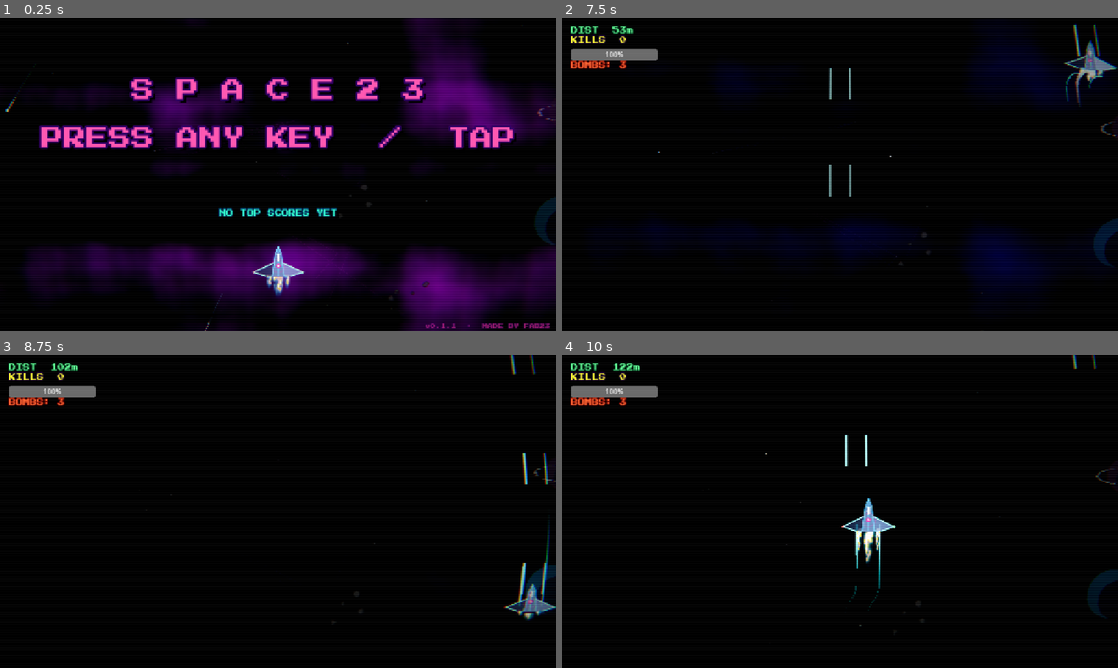
Above: before the commit, frames 1-4 (two rows, left to right).
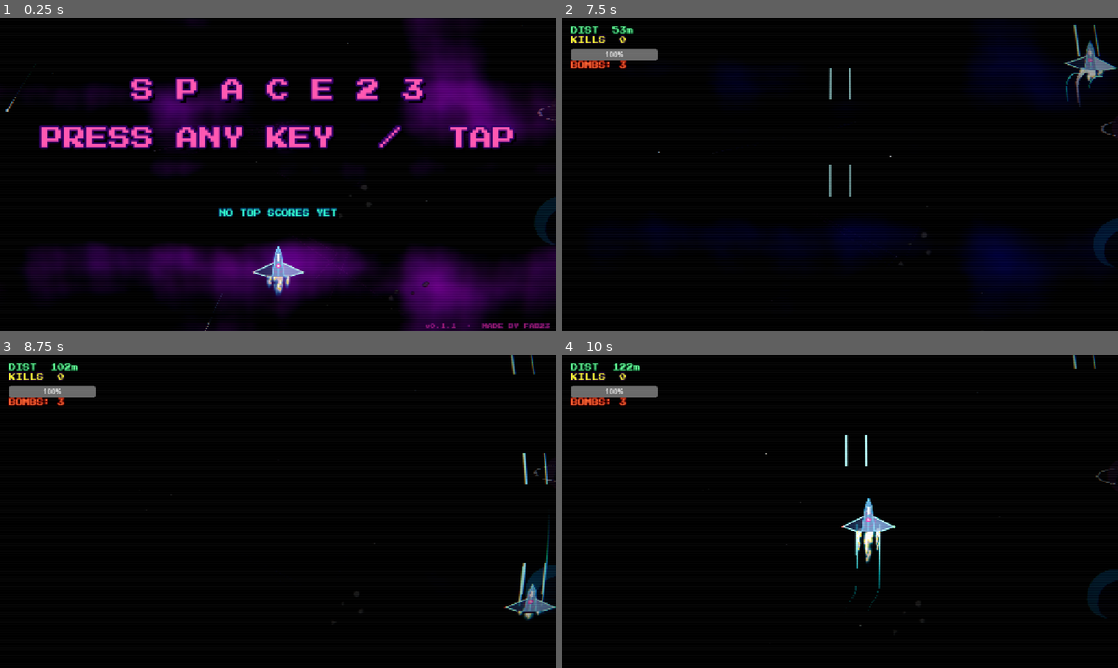
Above: after the commit, the same moments.

Repository: fabriziosalmi/space23
Game: Godot game, scene res://Main.tscn
Two runs of this game, one before a commit and one after it. Both use one fixed random seed, a clock stepped at 60 frames per second and the inputs below. Sound files missing from this copy of the repository are replaced by a short silence.
Inputs (mouse positions are in pixels of both pictures, inside the frame that each line leads up to):
- Up to frame 1 (0.25 s): no input
- Up to frame 2 (7.5 s): tap Enter (ui_accept) at 0.5, 0.77, 1.52, 3.02, 3.77, 4.52, 6.02, 6.77 s; move the mouse to (962, 158) at 0.52 s; hold D (move_right) 0.53-1.28 s; tap X (bomb) at 0.6, 3.6, 6.6 s; click (962, 158) at 0.67 s; move the mouse to (728, 190) at 1.27 s; hold S (move_down) 1.28-2.03 s; tap Shift (dash) at 1.35, 4.35, 7.35 s; move the mouse to (895, 105) at 2.02 s; hold D (move_right) 2.03-2.78 s; hold Space (fire) 2.03-2.78 s; move the mouse to (812, 237) at 2.77 s; hold W (move_up) 2.78-3.53 s; tap P at 2.85, 5.85 s; click (812, 237) at 2.92 s; move the mouse to (1006, 221) at 3.52 s; hold A (move_left) 3.53-5.03 s; move the mouse to (673, 127) at 4.27 s; move the mouse to (867, 174) at 5.02 s; hold S (move_down) 5.03-5.78 s; hold Space (fire) 5.03-5.78 s; click (867, 174) at 5.17 s; move the mouse to (756, 96) at 5.77 s; hold D (move_right) 5.78-6.53 s; move the mouse to (962, 158) at 6.52 s; hold W (move_up) 6.53-7.28 s; move the mouse to (728, 190) at 7.27 s; hold D (move_right) from 7.28 s (still down); click (728, 190) at 7.42 s
- Up to frame 3 (8.75 s): tap Enter (ui_accept) at 7.52 s; move the mouse to (333, 442) at 8.02 s; release D (move_right) at 8.03 s; hold S (move_down) from 8.03 s (still down); hold Space (fire) from 8.03 s (still down)
- Up to frame 4 (10 s): move the mouse to (812, 574) at 8.77 s; release S (move_down) at 8.78 s; release Space (fire) at 8.78 s; hold A (move_left) 8.78-9.53 s; tap P at 8.85 s; tap Enter (ui_accept) at 9.02, 9.77 s; move the mouse to (1006, 558) at 9.52 s; hold W (move_up) from 9.53 s (still down); tap X (bomb) at 9.6 s; click (1006, 558) at 9.67 s

The runs differ from the first frame. In frame 1, less than 0.1% of the frame differs, in the area x 0-100%, y 8-100%; in frame 2, 0.3%; in frame 3, 0.5%, in the area x 90-100%, y 0-85%; in frame 4, less than 0.1%.

Commit message:
tune(bg): single-landmark guard + smaller/dimmer landmarks + softer chromatic aberration
User saw 3-4 landmarks on screen at once (Jupiter + nebula_ring +
cluster + a fourth body), all big and lit. Plus stars rendered as
chunky RGB triplets, an obvious chromatic-aberration artifact.

Three fixes:

1. Single-landmark guard. Added _has_visible_landmark() which scans
   planet_layer + deep_layer for any sprite currently inside (or
   within 150 px above) the viewport. Both _tick_planets and
   _tick_deep_landmarks consult it before spawning: if a landmark is
   on screen, the accumulator is CAPPED at its interval (not
   incremented past it), so as soon as the previous landmark exits
   the next one fires immediately — but only one at a time, ever.

2. Smaller and dimmer landmarks. They are scenery, not focal points.
     planet body_target  220 → 150 (~12% screen width)
     planet modulate     (0.88, 0.86, 0.95, 0.90) → (0.78, 0.76, 0.85, 0.55)
     galaxy   body 380 → 240, alpha 0.65 → 0.42
     nebula   body 360 → 220, alpha 0.60 → 0.40
     blackhole body 320 → 200, alpha 0.85 → 0.55
     cluster  body 220 → 140, alpha 0.65 → 0.42

3. Chromatic aberration in post.gdshader halved. The previous
   coefficients (0.006 + flow·0.015 + bass·0.015) produced up to 46
   px R/B offset on peaks, which made every 1×1 star look like a
   chunky multicolor triplet. New: 0.003 + flow·0.008 + bass·0.007,
   max ~23 px on saturated peaks.

Co-Authored-By: Claude Opus 4.7 (1M context) <noreply@anthropic.com>

Diff:
--- a/BackgroundRenderer.gd
+++ b/BackgroundRenderer.gd
@@ -20,7 +20,7 @@
 # Visual body diameter target, in px. Saturn's bbox is wider (rings) so we
 # scale by its body width, not its bbox. Indexes match PLANET_PATHS.
 const PLANET_BODY_WIDTHS := [206.0, 249.0, 253.0, 245.0, 244.0, 350.0, 255.0, 242.0]
-const PLANET_BODY_TARGET_PX: float = 220.0
+const PLANET_BODY_TARGET_PX: float = 150.0
 # Pacing 2× pi� lento: i pianeti sono landmark, devono sentirsi rari. Prima
 # 1800/55 → uno ogni ~12-18s + scroll molto rapido = sembravano "sciamati".
 # Ora ~30-40s tra l'uno e l'altro e drift verticale dimezzato.
@@ -42,9 +42,9 @@
 	"galaxy": {
 		"path": "res://bg/galaxy_andromeda.png",
 		"interval_px": 8000.0,
-		"body_target": 380.0,
+		"body_target": 240.0,
 		"scroll_base": 18.0,
-		"modulate": Color(0.85, 0.85, 0.95, 0.65),
+		"modulate": Color(0.7, 0.7, 0.85, 0.42),
 		"z": -9,
 		"tint_strength": 0.30,
 		"rim_strength": 0.70
@@ -52,9 +52,9 @@
 	"nebula": {
 		"path": "res://bg/nebula_ring.png",
 		"interval_px": 9500.0,
-		"body_target": 360.0,
+		"body_target": 220.0,
 		"scroll_base": 20.0,
-		"modulate": Color(1.0, 1.0, 1.0, 0.60),
+		"modulate": Color(0.85, 0.85, 0.85, 0.40),
 		"z": -9,
 		"tint_strength": 0.25,
 		"rim_strength": 0.45
@@ -62,9 +62,9 @@
 	"blackhole": {
 		"path": "res://bg/blackhole_kerr.png",
 		"interval_px": 12000.0,
-		"body_target": 320.0,
+		"body_target": 200.0,
 		"scroll_base": 18.0,
-		"modulate": Color(1.0, 1.0, 1.0, 0.85),
+		"modulate": Color(0.9, 0.9, 0.9, 0.55),
 		"z": -7,  # in front of planets — striking landmark
 		"tint_strength": 0.10,
 		"rim_strength": 0.30
@@ -72,9 +72,9 @@
 	"cluster": {
 		"path": "res://bg/cluster_m13.png",
 		"interval_px": 6500.0,
-		"body_target": 220.0,
+		"body_target": 140.0,
 		"scroll_base": 24.0,
-		"modulate": Color(1.0, 1.0, 0.92, 0.65),
+		"modulate": Color(0.85, 0.85, 0.78, 0.42),
 		"z": -8,
 		"tint_strength": 0.20,
 		"rim_strength": 0.30
@@ -360,13 +360,31 @@
 	set_meta("audio_mid", audio_mid)
 	queue_redraw()
 
+func _has_visible_landmark() -> bool:
+	# "Visible" = già in viewport o entro 150px sopra di esso (sta per entrare).
+	# Usato per il guard "mai due landmark insieme": se uno è on-screen,
+	# qualunque altro spawn (planet o deep) viene posticipato.
+	for c in planet_layer.get_children():
+		if c is Sprite2D and c.position.y > -150 and c.position.y < screen_size.y + 100:
+			return true
+	for c in deep_layer.get_children():
+		if c is Sprite2D and c.position.y > -150 and c.position.y < screen_size.y + 100:
+			return true
+	return false
+
 func _tick_planets(delta: float, effective_speed: float, player_vel_x: float = 0.0) -> void:
 	# Accumulate "distance traveled" for planet spawn pacing.
 	planet_distance_accum += effective_speed * REFERENCE_SCROLL_SPEED * delta
 
 	if planet_distance_accum >= PLANET_INTERVAL_PX:
-		planet_distance_accum -= PLANET_INTERVAL_PX
-		_spawn_planet()
+		# Cap accumulator a interval per evitare burst di spawn quando lo
+		# schermo si libera. Così appena la landmark precedente esce dal
+		# viewport, la prossima parte SUBITO ma una sola.
+		if _has_visible_landmark():
+			planet_distance_accum = PLANET_INTERVAL_PX
+		else:
+			planet_distance_accum -= PLANET_INTERVAL_PX
+			_spawn_planet()
 
 	# Lateral parallax shift dei pianeti (layer "lontano" → factor piccolo).
 	# 0.00015 al MAX_SPEED 700 = ~6 px/sec, percepibile ma non distrae.
@@ -391,13 +409,18 @@
 			sp.queue_free()
 
 func _tick_deep_landmarks(delta: float, effective_speed: float, player_vel_x: float = 0.0) -> void:
-	# Per-kind distance accumulators → independent pacing.
+	# Per-kind distance accumulators → independent pacing. Anche qui guard di
+	# esclusività: se c'è già una landmark in viewport (planet o deep), questo
+	# spawn viene posticipato. Cap dell'accumulator a interval per evitare burst.
 	for kind in DEEP_CONFIGS:
 		deep_distance_accum[kind] += effective_speed * REFERENCE_SCROLL_SPEED * delta
 		var interval: float = float(DEEP_CONFIGS[kind]["interval_px"])
 		if deep_distance_accum[kind] >= interval:
-			deep_distance_accum[kind] -= interval
-			_spawn_deep_landmark(kind)
+			if _has_visible_landmark():
+				deep_distance_accum[kind] = interval
+			else:
+				deep_distance_accum[kind] -= interval
+				_spawn_deep_landmark(kind)
 
 	# Lateral parallax dei deep landmarks (layer più lontano dei pianeti).
 	var lat_shift: float = -player_vel_x * 0.00008 * delta * 60.0
@@ -508,8 +531,10 @@
 	var x_drift: float = randf_range(-12.0, 12.0)
 
 	sp.position = Vector2(rx, ry)
-	# Slight desaturation + alpha so they read as distant.
-	sp.modulate = Color(0.88, 0.86, 0.95, 0.9)
+	# Desaturazione + alpha basso per leggerli come "fondale": il pianeta
+	# scenografia, non un focal point. 0.55 alpha = ben visibile ma non
+	# competitivo coi nemici/proiettili in foreground.
+	sp.modulate = Color(0.78, 0.76, 0.85, 0.55)
 
 	var mat := ShaderMaterial.new()
 	mat.shader = preload("res://shaders/planet.gdshader")
--- a/shaders/post.gdshader
+++ b/shaders/post.gdshader
@@ -41,8 +41,10 @@
 		vec2 dir = uv - vec2(0.5);
 		float dist = length(dir);
 
-		// 1. Aberrazione Cromatica Progressiva (Flow + Bass)
-		float shift = dist * (0.006 + flow_state * 0.015 + audio_bass * 0.015);
+		// 1. Aberrazione Cromatica Progressiva (Flow + Bass) — dimezzata.
+		// Era 0.006 + 0.015 + 0.015 = max 0.036 = 46px shift sui peak: faceva
+		// apparire ogni stella come triplet R/G/B chunky. Adesso max 0.018.
+		float shift = dist * (0.003 + flow_state * 0.008 + audio_bass * 0.007);
 		float r = texture(screen_tex, uv + dir * shift).r;
 		float g = texture(screen_tex, uv).g;
 		float b = texture(screen_tex, uv - dir * shift).b;
